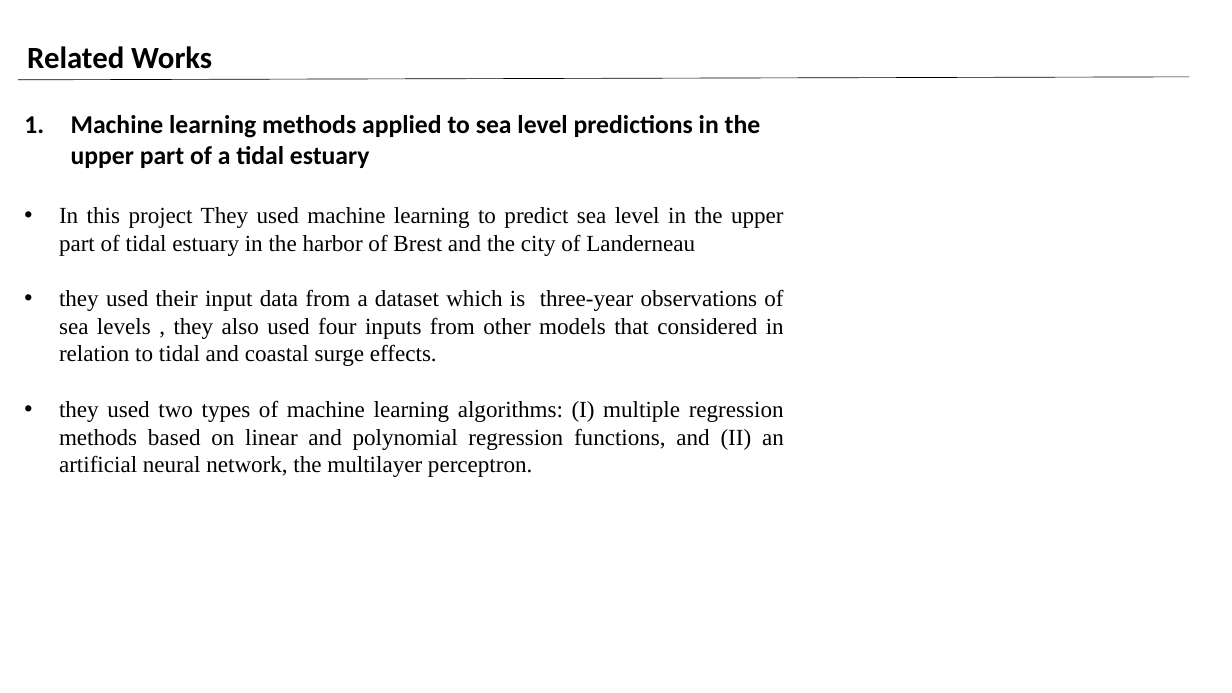
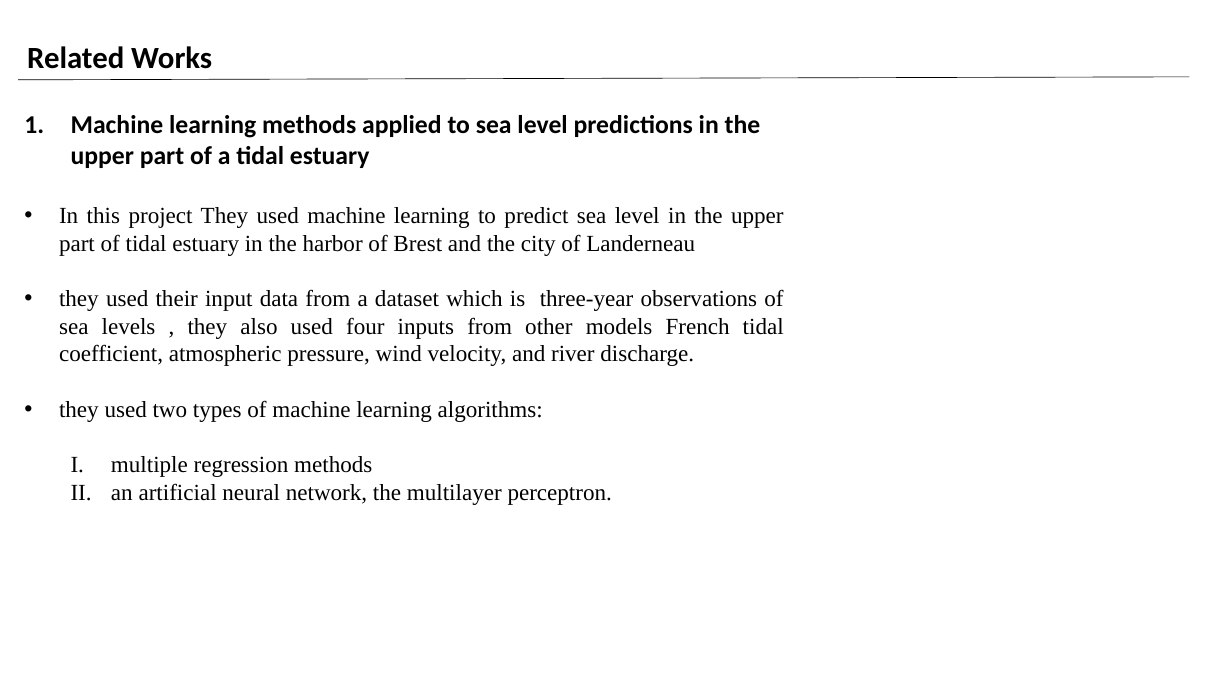
Before and after one commit to Omar0Khaled152001/Sea-Level-Prediction-Sytstem, a slide deck: slide 13 of Sea Level Rise PP.pptx. Drawn at 1232x693 pixels with LibreOffice and Linux fonts; fonts in the diff are those of the drawing; background and template pictures are left out. Boxes give left, top, right and bottom in pixels: in the first picture for what was removed or moved away, otherwise in the second. Text is boxed around its words. In the diff, an @@ line names an element or a change of style, - is before the commit and + after.

```diff
--- a/Sea Level Rise PP.pptx
+++ b/Sea Level Rise PP.pptx
@@ text at (x1=59, y1=289, x2=784, y2=505): text changed @@
-• they used their input data from a dataset which is three-year observations of sea levels , they also used four inputs from other models that considered in relation to tidal and coastal surge effects.
-• they used two types of machine learning algorithms: (I) multiple regression methods based on linear and polynomial regression functions, and (II) an artificial neural network, the multilayer perceptron.
+• they used their input data from a dataset which is three-year observations of sea levels , they also used four inputs from other models French tidal coefficient, atmospheric pressure, wind velocity, and river discharge.
+• they used two types of machine learning algorithms:
+  I. multiple regression methods
+  II. an artificial neural network, the multilayer perceptron.
```
Also in this commit, not shown: 11 other slides changed, 3 slides added, 1 slide removed, 1 other file.
